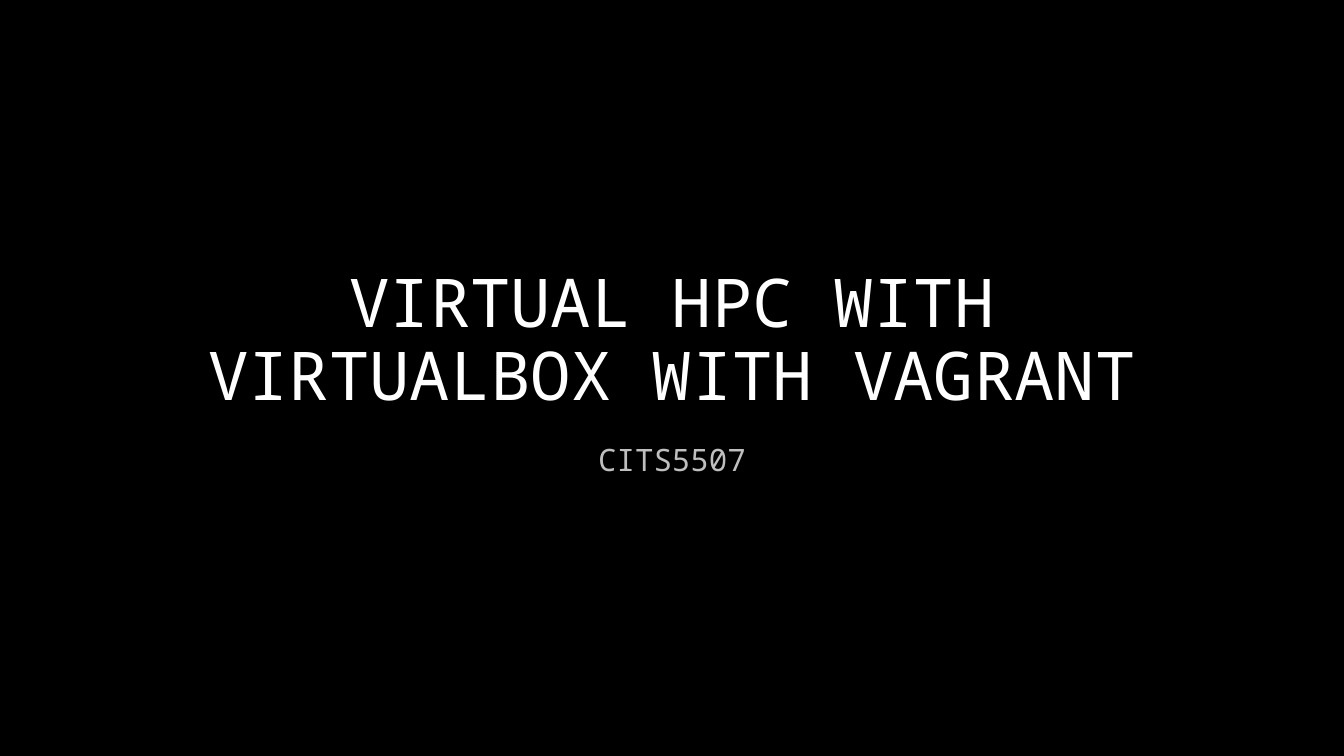
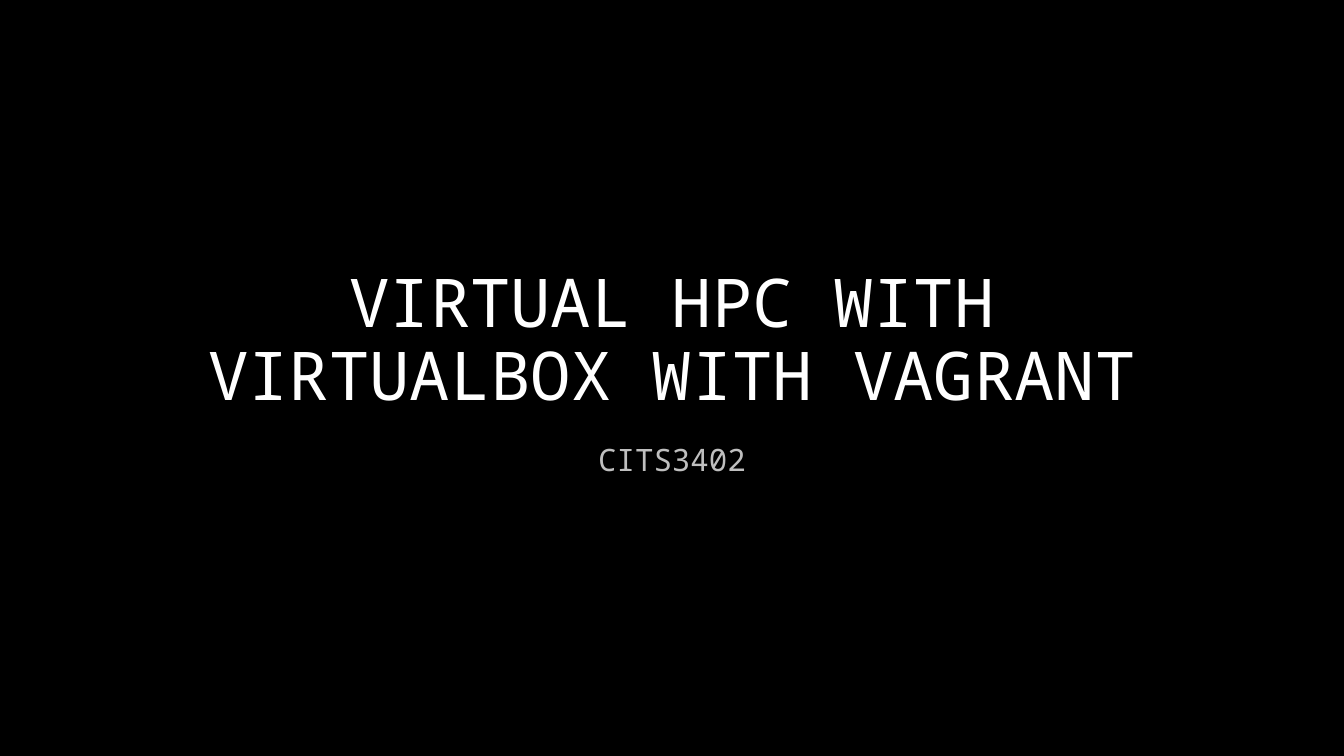
Before and after one commit to chrisbuwahpc/HPC, a slide deck: slide 1 of VM_instructions.pptx. Drawn at 1344x756 pixels with LibreOffice and Linux fonts; fonts in the diff are those of the drawing; background and template pictures are left out. Boxes give left, top, right and bottom in pixels: in the first picture for what was removed or moved away, otherwise in the second. Text is boxed around its words. In the diff, an @@ line names an element or a change of style, - is before the commit and + after.

```diff
--- a/VM_instructions.pptx
+++ b/VM_instructions.pptx
@@ subtitle at [598,448,746,472]: text changed @@
-CITS5507
+CITS3402
```
Also in this commit, not shown: 5 other slides changed, 1 other file.
